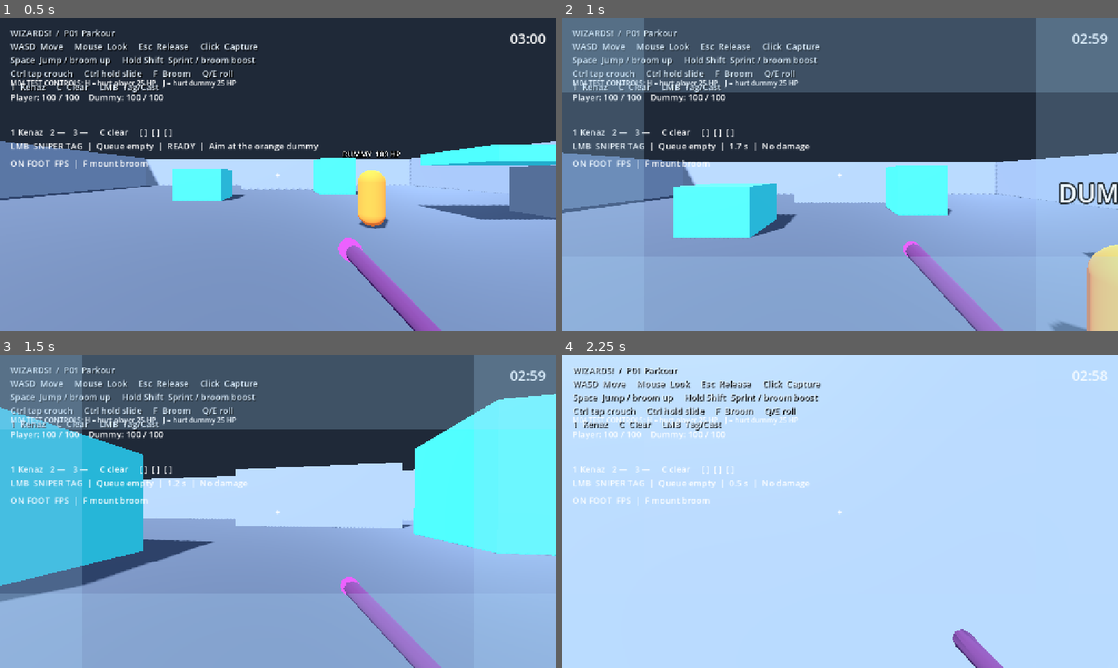
Above: before the commit, frames 1-4 (two rows, left to right).
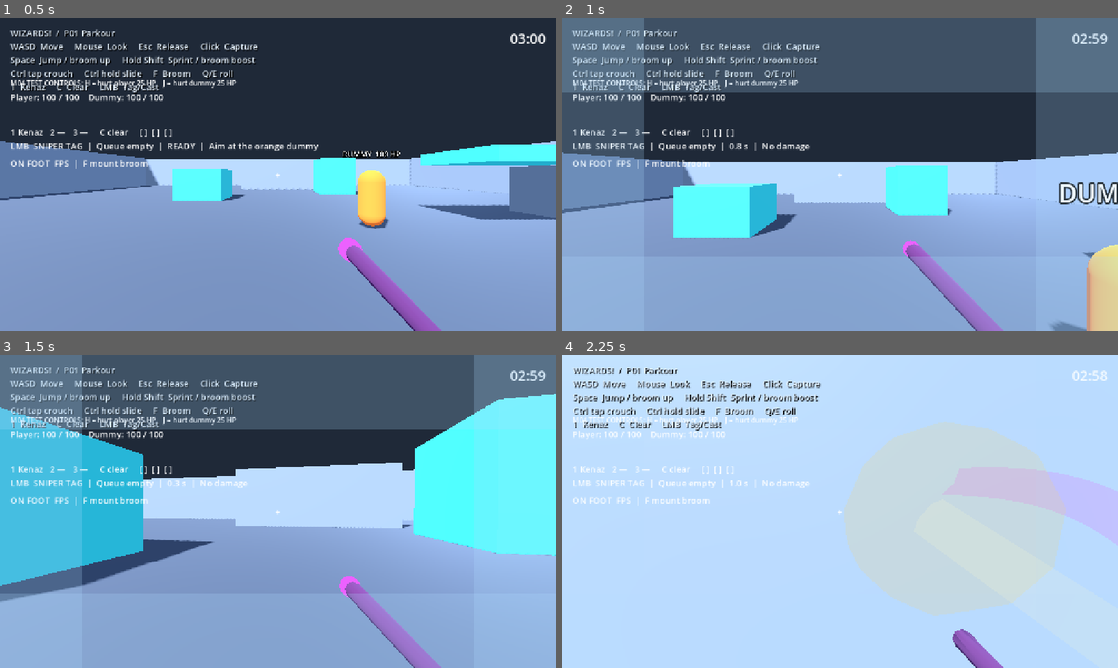
Above: after the commit, the same moments.

Repository: Addersoft/MAGICIDE-
Game: Godot game, scene res://scenes/boot/main.tscn
The game is run twice, just before and just after one commit, with the same random seed, the same clock (stepped at 60 frames per second) and the same inputs.
Inputs (mouse positions are in pixels of both pictures, inside the frame that each line leads up to):
- Up to frame 1 (0.5 s): no input
- Up to frame 2 (1 s): tap Enter at 0.5 s; move the mouse to (867, 174) at 0.52 s; hold W (move_forward) from 0.53 s (still down); hold Ctrl (crouch_modifier) from 0.53 s (still down); click (867, 174) at 0.67 s; tap Space (jump) at 0.77 s; tap Alt (parkour_slide) at 0.8 s
- Up to frame 3 (1.5 s): keep holding W (move_forward); move the mouse to (250, 511) at 1.27 s; release Ctrl (crouch_modifier) at 1.28 s; tap Alt (parkour_slide) at 1.35 s
- Up to frame 4 (2.25 s): keep holding W (move_forward); tap Space (jump) at 1.52 s; click (812, 511) at 1.55 s; move the mouse to (851, 505) at 2.02 s; press the mouse at (851, 505) at 2.03 s

Frame 1 is identical in both runs. In frame 2, less than 0.1% of the frame differs, in the area x 30-64%, y 40-76%; in frame 3, less than 0.1%; in frame 4, 20%, in the area x 30-99%, y 21-84%.

Commit message:
Fluid combat+movement: shoot while sliding, sprint-jump, slide-jump priority
- Remove Ctrl gate on LMB so fire works mid-slide
- Jump always beats slide/ledge; longer buffer/coyote; preserve sprint velocity
- Slide-jump boosts forward; auto-stand on jump
- Tag cooldown 1.15s for denser combos

Diff:
--- a/scripts/combat/combat_controller.gd
+++ b/scripts/combat/combat_controller.gd
@@ -1,11 +1,11 @@
 extends Node
-## Local attack authority. Empty queue is Tag; Kenaz-only queues are the M08 spell.
-## Presentation: last_origin / last_hit feed WandPresentation + SpiralBeam (no damage authority there).
+## Local attack authority. Never blocked by slide / sprint / air / roll.
+## Empty queue is Tag; Kenaz-only queues are the M08 spell.
 signal combat_reset
 signal shot_resolved(hit_position: Vector3, damage: float)
 signal cast_failed(reason: String)
 const TAG_DAMAGE: float = 12.0
-const TAG_COOLDOWN: float = 2.0
+const TAG_COOLDOWN: float = 1.15
 const QUERY_RANGE: float = 1000.0
 const KNOCKBACK_SPEED: float = 5.0
 const MUZZLE_LOCAL := Vector3(0.22, -0.23, -0.57)
--- a/scripts/player/player_input.gd
+++ b/scripts/player/player_input.gd
@@ -1,5 +1,6 @@
 extends Node
 ## Raw input ownership. No movement or camera transforms here.
+## Combat and movement share keys without mutually canceling each other.
 signal primary_requested
 signal look_requested(delta_pixels: Vector2)
 signal capture_changed(captured: bool)
@@ -8,7 +9,6 @@
 var controls_active: bool = false
 var gameplay_enabled: bool = true
 var _discard_motion: bool = false
-var _ctrl_was_down: bool = false
 
 func _ready() -> void:
 	set_capture(true)
@@ -24,19 +24,13 @@
 func movement_axis() -> Vector2:
 	if not controls_active:
 		return Vector2.ZERO
-	# S always available for backward; crouch is pure Ctrl tap, not Ctrl+S chord.
 	return Vector2(
 		Input.get_axis("move_left", "move_right"),
 		Input.get_action_strength("move_backward") - Input.get_action_strength("move_forward")
 	).limit_length(1.0)
 
 func fly_axis() -> Vector2:
-	if not controls_active:
-		return Vector2.ZERO
-	return Vector2(
-		Input.get_axis("move_left", "move_right"),
-		Input.get_action_strength("move_backward") - Input.get_action_strength("move_forward")
-	).limit_length(1.0)
+	return movement_axis()
 
 func fly_vertical() -> float:
 	if not controls_active:
@@ -58,8 +52,8 @@
 		set_capture(true)
 		get_viewport().set_input_as_handled()
 	elif event.is_action_pressed("primary_fire") and controls_active:
-		if not event.ctrl_pressed:
-			primary_requested.emit()
+		# Always allow fire while captured — including mid-slide / mid-sprint (Ctrl held).
+		primary_requested.emit()
 		get_viewport().set_input_as_handled()
 	elif event.is_action_pressed("rune_1") and controls_active:
 		rune_insert_requested.emit(0)
@@ -89,14 +83,10 @@
 	return controls_active and Input.is_action_pressed("sprint")
 
 func boost_held() -> bool:
-	## Shift while mounted = broom boost.
 	return controls_active and Input.is_action_pressed("sprint")
 
 func crouch_toggled() -> bool:
-	## Tap Ctrl while stationary / near-stationary toggles crouch.
-	if not controls_active:
-		return false
-	if not Input.is_action_just_pressed("crouch_modifier"):
+	if not controls_active or not Input.is_action_just_pressed("crouch_modifier"):
 		return false
 	var axis := movement_axis()
 	var planar_speed := 0.0
@@ -106,20 +96,16 @@
 	return axis.length() < 0.25 and planar_speed < 3.5
 
 func slide_held() -> bool:
-	## Hold Ctrl while moving = stay in / enter slide.
-	if not controls_active:
-		return false
-	if not Input.is_action_pressed("crouch_modifier"):
+	if not controls_active or not Input.is_action_pressed("crouch_modifier"):
 		return false
 	var axis := movement_axis()
 	var body = get_parent()
 	var planar_speed := 0.0
 	if body is CharacterBody3D:
 		planar_speed = Vector2(body.velocity.x, body.velocity.z).length()
-	return axis.length() > 0.2 or planar_speed > 3.5
+	return axis.length() > 0.15 or planar_speed > 3.0
 
 func slide_requested() -> bool:
-	## Rising edge into slide: press Ctrl while already moving, or dedicated parkour_slide.
 	if not controls_active:
 		return false
 	if Input.is_action_just_pressed("parkour_slide"):
@@ -130,7 +116,7 @@
 		var planar_speed := 0.0
 		if body is CharacterBody3D:
 			planar_speed = Vector2(body.velocity.x, body.velocity.z).length()
-		return axis.length() > 0.2 or planar_speed > 3.5
+		return axis.length() > 0.15 or planar_speed > 3.0
 	return false
 
 func glide_held() -> bool:
@@ -149,4 +135,3 @@
 
 func reset_for_respawn() -> void:
 	set_capture(false)
-	_ctrl_was_down = Input.is_action_pressed("crouch_modifier")
